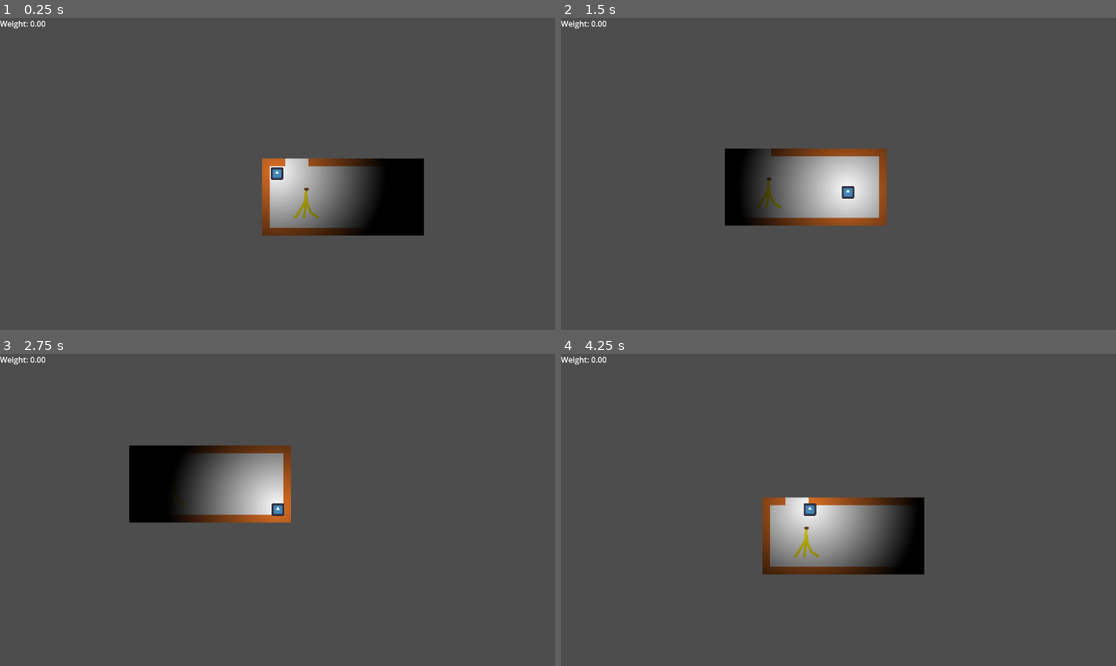
Above: before the commit, frames 1-4 (two rows, left to right).
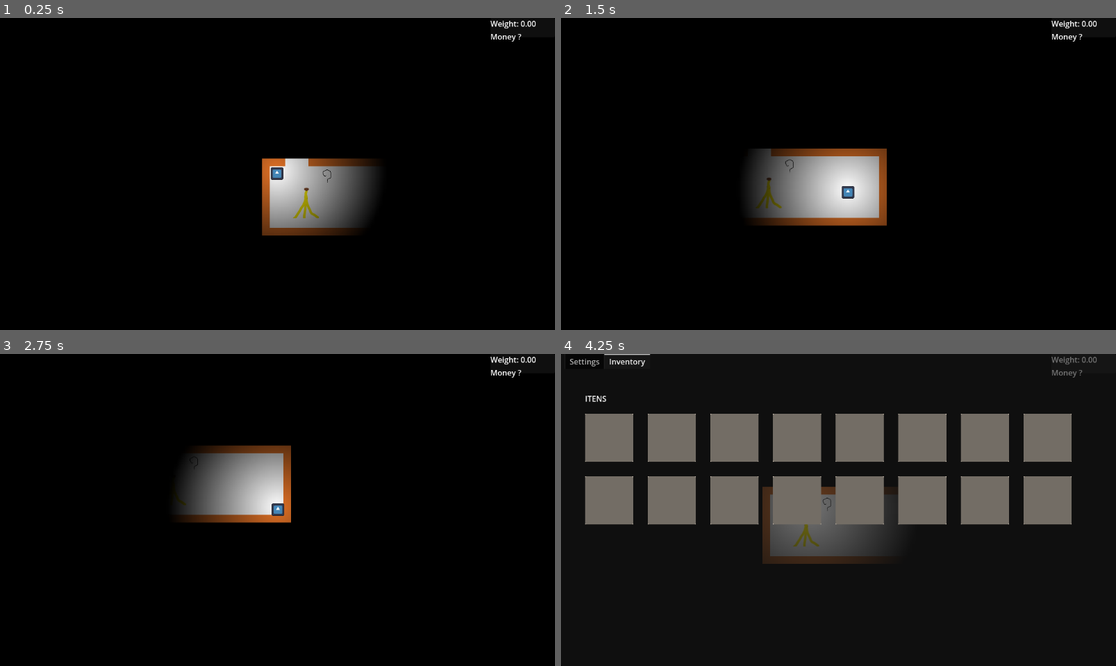
Above: after the commit, the same moments.

Repository: Enriquenf07/game-jam-march-2026
Game: Godot game, scene res://tests/test_room.tscn
The game is run twice, just before and just after one commit, with the same random seed, the same clock (stepped at 60 frames per second) and the same inputs. This scene is started directly instead of the project's main scene. The engine's default icon, where the game draws it, is replaced by a stand-in: a white triangle on a blue panel in a dark square. Sound files missing from this copy of the repository are replaced by a short silence.
Inputs:
- Up to frame 1 (0.25 s): no input
- Up to frame 2 (1.5 s): tap Enter at 0.5 s; hold D (right) 0.53-1.28 s; hold E (interact) 0.53-1.28 s; hold S (down) from 1.28 s (still down); tap E (interact) at 1.35 s
- Up to frame 3 (2.75 s): release S (down) at 2.03 s; hold D (right) from 2.03 s (still down); hold Shift (run) from 2.03 s (still down); tap E (interact) at 2.3 s
- Up to frame 4 (4.25 s): release D (right) at 2.78 s; release Shift (run) at 2.78 s; hold W (up) 2.78-3.53 s; tap E (interact) at 2.85 s; hold A (left) from 3.53 s (still down); hold E (interact) from 3.53 s (still down); tap I (open_inventory) at 4.15 s

The runs differ from the first frame. In frame 1, 93% of the frame differs, in the area x 0-100%, y 0-100%; in frame 2, 93%; in frame 3, 93%; in frame 4, 98%.

Commit message:
inventory and containers

Diff:
--- /dev/null
+++ b/container/TestContainer.tscn
@@ -0,0 +1,33 @@
+[gd_scene format=3 uid="uid://dt5i1m1o1yha7"]
+
+[ext_resource type="Script" uid="uid://bmhr8hgj4svkt" path="res://container/base_container.gd" id="1_l3pw7"]
+[ext_resource type="Resource" uid="uid://p1b61fm36elg" path="res://itens/data/case.tres" id="2_7iog7"]
+[ext_resource type="Script" uid="uid://fpin7rm4san6" path="res://object/interactable_object.gd" id="2_frtcq"]
+
+[sub_resource type="RectangleShape2D" id="RectangleShape2D_4to0g"]
+size = Vector2(20, 10)
+
+[sub_resource type="CapsuleShape2D" id="CapsuleShape2D_l3pw7"]
+radius = 8.0
+height = 24.0
+
+[node name="BaseContainer" type="StaticBody2D" unique_id=2115442199 node_paths=PackedStringArray("object")]
+script = ExtResource("1_l3pw7")
+object = NodePath("InteractableObject")
+item_data = ExtResource("2_7iog7")
+metadata/_custom_type_script = "uid://bmhr8hgj4svkt"
+
+[node name="CollisionShape2D" type="CollisionShape2D" parent="." unique_id=1085467068]
+shape = SubResource("RectangleShape2D_4to0g")
+
+[node name="InteractableObject" type="Area2D" parent="." unique_id=683741221]
+collision_layer = 2
+collision_mask = 0
+script = ExtResource("2_frtcq")
+metadata/_custom_type_script = "uid://fpin7rm4san6"
+
+[node name="CollisionShape2D" type="CollisionShape2D" parent="InteractableObject" unique_id=970235892]
+rotation = 1.5707964
+shape = SubResource("CapsuleShape2D_l3pw7")
+
+[connection signal="interacted" from="InteractableObject" to="." method="_on_interactable_object_interacted"]
--- /dev/null
+++ b/container/base_container.gd
@@ -0,0 +1,34 @@
+extends StaticBody2D
+class_name BaseContainer
+@export var object: InteractableObject
+@export var time_to_open: int = 1
+@export var need_key: bool = false
+@export var key_id: int = 0
+@export var item_data: ItemData
+@onready var packed_item = preload("res://itens/Item.tscn")
+
+
+func _ready() -> void:
+	assert(object != null, 'Object is null')
+
+
+
+func _on_interactable_object_interacted(player: Player) -> void:
+	if(need_key):
+		var items = player.inventory.items
+		var key_index = items.find_custom(func(i):
+			return i.id == key_id
+		)
+		if key_index > -1:
+			var key = items.get(key_index)
+			player.inventory.remove_item(key)
+		else:
+			return
+	player.set_is_still(true)
+	await get_tree().create_timer(time_to_open).timeout
+	player.set_is_still(false)
+	var item = packed_item.instantiate() as Item
+	item.data = item_data
+	item.global_position = global_position
+	add_sibling(item)
+	queue_free()
--- a/inventory/inventory.gd
+++ b/inventory/inventory.gd
@@ -5,20 +5,32 @@
 signal item_removed(item: ItemData)
 signal inventory_changed
 
-const MAX_SLOTS = 12
+const MAX_SLOTS = 16
 
 var items: Array[ItemData] = []
+
+func _ready() -> void:
+	items.resize(MAX_SLOTS)
 
 func add_item(item: ItemData) -> bool:
 	if items.size() >= MAX_SLOTS:
 		return false
-	items.append(item)
+	var item_exist = items.has(item)
+	print(item_exist)
+	if(item_exist and item.can_stack):
+		item.amount += 1
+	else:
+		items.append(item)
 	item_added.emit(item)
 	inventory_changed.emit()
 	return true
 
 func remove_item(item: ItemData) -> void:
-	items.erase(item)
+	var item_exist = items.has(item)
+	if(item_exist and item.can_stack and item.amount > 1):
+		item.amount -= 1
+	else:
+		items.erase(item)
 	item_removed.emit(item)
 	inventory_changed.emit()
 
--- a/itens/Item.tscn
+++ b/itens/Item.tscn
@@ -5,8 +5,9 @@
 
 [sub_resource type="CircleShape2D" id="CircleShape2D_yctbf"]
 
-[node name="Item" type="Node2D" unique_id=16484559 node_paths=PackedStringArray("interactableArea")]
+[node name="Item" type="Node2D" unique_id=16484559 node_paths=PackedStringArray("sprite", "interactableArea")]
 script = ExtResource("1_1ervh")
+sprite = NodePath("Sprite2D")
 interactableArea = NodePath("InteractableObject")
 metadata/_custom_type_script = "uid://cc46qnu0b7yum"
 
@@ -19,3 +20,5 @@
 [node name="CollisionShape2D" type="CollisionShape2D" parent="InteractableObject" unique_id=790076784]
 shape = SubResource("CircleShape2D_yctbf")
 debug_color = Color(0.47308695, 0.58747935, 0.15200359, 0.41960785)
+
+[node name="Sprite2D" type="Sprite2D" parent="." unique_id=1101105392]
--- a/itens/base_item.gd
+++ b/itens/base_item.gd
@@ -1,10 +1,13 @@
 extends Node2D
 class_name Item
 @export var data: ItemData
+@export var sprite: Sprite2D
 
 @export var interactableArea: InteractableObject
 
 func _ready() -> void:
+	if(data != null):
+		sprite.texture = data.icon
 	if(interactableArea != null):
 		interactableArea.connect("interacted", on_interaction)
 
--- a/itens/data/case.tres
+++ b/itens/data/case.tres
@@ -1,11 +1,13 @@
 [gd_resource type="Resource" script_class="ItemData" format=3 uid="uid://p1b61fm36elg"]
 
 [ext_resource type="Script" uid="uid://dwxwvxsckbbx7" path="res://itens/item_data.gd" id="1_8unsu"]
+[ext_resource type="Texture2D" uid="uid://dn7br8ccsrhyg" path="res://assets/test_files/mark.png" id="1_x4cyu"]
 
 [resource]
 script = ExtResource("1_8unsu")
 id = "1"
 display_name = "Case"
+icon = ExtResource("1_x4cyu")
 value = 10
 weight = 1.0
 metadata/_custom_type_script = "uid://dwxwvxsckbbx7"
--- a/itens/item_data.gd
+++ b/itens/item_data.gd
@@ -9,3 +9,5 @@
 @export var weight: float
 @export var noise_multiplier: float = 1.0
 @export var tool_type: String
+@export var can_stack: bool = true
+@export var amount: int = 1
--- a/project.godot
+++ b/project.godot
@@ -52,6 +52,11 @@
 "events": [Object(InputEventKey,"resource_local_to_scene":false,"resource_name":"","device":-1,"window_id":0,"alt_press …(192 unchanged characters)…
 ]
 }
+pause={
+"deadzone": 0.2,
+"events": [Object(InputEventKey,"resource_local_to_scene":false,"resource_name":"","device":-1,"window_id":0,"alt_pressed":false,"shift_pressed":false,"ctrl_pressed":false,"meta_pressed":false,"pressed":false,"keycode":0,"physical_keycode":4194305,"key_label":0,"unicode":0,"location":0,"echo":false,"script":null)
+]
+}
 
 [layer_names]
 
@@ -64,3 +69,4 @@
 [rendering]
 
 rendering_device/driver.windows="d3d12"
+environment/defaults/default_clear_color=Color(0, 0, 0, 1)
--- a/tests/test_room.tscn
+++ b/tests/test_room.tscn
@@ -5,15 +5,20 @@
 [ext_resource type="TileSet" uid="uid://b2rpemrsjwxkn" path="res://room/map_tile_set.tres" id="2_lyua5"]
 [ext_resource type="PackedScene" uid="uid://de3paqyhcj6p2" path="res://traps/banana/BananaTrap.tscn" id="4_rwkvs"]
 [ext_resource type="PackedScene" uid="uid://bxvbikmdrtff8" path="res://world/hud/hud.tscn" id="4_sftth"]
+[ext_resource type="PackedScene" uid="uid://dlwantqj076u7" path="res://itens/Item.tscn" id="5_xyxd7"]
+[ext_resource type="PackedScene" uid="uid://dhqqk4mm3mkgx" path="res://ui/PauseUi/PauseUI.tscn" id="6_2llb6"]
+[ext_resource type="Resource" uid="uid://p1b61fm36elg" path="res://itens/data/case.tres" id="6_qt2xr"]
+[ext_resource type="PackedScene" uid="uid://dt5i1m1o1yha7" path="res://container/TestContainer.tscn" id="7_qt2xr"]
 
 [sub_resource type="RectangleShape2D" id="RectangleShape2D_lyua5"]
 size = Vector2(334, 159)
 
-[node name="TestRoom" type="Node2D" unique_id=1316993818 node_paths=PackedStringArray("hud", "camera", "canvaModulate")]
+[node name="TestRoom" type="Node2D" unique_id=1316993818 node_paths=PackedStringArray("hud", "camera", "canvaModulate", "pause_ui")]
 script = ExtResource("1_8nfwp")
 hud = NodePath("Hud")
 camera = NodePath("Camera2D")
 canvaModulate = NodePath("CanvasModulate")
+pause_ui = NodePath("PauseUi")
 
 [node name="Room" parent="." unique_id=1779495073 node_paths=PackedStringArray("room_area") instance=ExtResource("1_kjaor")]
 visible = true
@@ -30,6 +35,13 @@
 [node name="BananaTrap" parent="Room" unique_id=1649020604 instance=ExtResource("4_rwkvs")]
 position = Vector2(60, 60)
 
+[node name="Item" parent="Room" unique_id=16484559 instance=ExtResource("5_xyxd7")]
+position = Vector2(103, 3)
+data = ExtResource("6_qt2xr")
+
+[node name="BaseContainer" parent="Room" unique_id=2115442199 instance=ExtResource("7_qt2xr")]
+position = Vector2(260, 1)
+
 [node name="Room2" parent="." unique_id=246130112 node_paths=PackedStringArray("room_area") instance=ExtResource("1_kjaor")]
 position = Vector2(0, -161)
 tile_map_data = PackedByteArray("AAD/////AQAAAAAAAGD//wAAAQAAAAAAAGD//wEAAQAAAAAAAGD//wIAAQAAAAAAAGD//wMAAQAAAAAAAGD//w …(3280 unchanged characters)…
@@ -42,8 +54,13 @@
 position = Vector2(136, 47.5)
 shape = SubResource("RectangleShape2D_lyua5")
 
+[node name="Item" parent="Room2" unique_id=1427557802 instance=ExtResource("5_xyxd7")]
+data = ExtResource("6_qt2xr")
+
 [node name="Hud" parent="." unique_id=1438540739 instance=ExtResource("4_sftth")]
 
 [node name="Camera2D" type="Camera2D" parent="." unique_id=1876010744]
 
 [node name="CanvasModulate" type="CanvasModulate" parent="." unique_id=363048417]
+
+[node name="PauseUi" parent="." unique_id=1167017787 instance=ExtResource("6_2llb6")]
--- /dev/null
+++ b/ui/PauseUi/PauseUI.tscn
@@ -0,0 +1,198 @@
+[gd_scene format=3 uid="uid://dhqqk4mm3mkgx"]
+
+[ext_resource type="Script" uid="uid://cm26qrrrj1oal" path="res://ui/PauseUi/pause_ui.gd" id="1_ift5w"]
+[ext_resource type="Script" uid="uid://gg1tt6qcdn33" path="res://ui/inventory/inventory_ui.gd" id="2_er75m"]
+[ext_resource type="Script" uid="uid://bjeknrs2v86wj" path="res://ui/inventory/selected_item_ui.gd" id="3_mmcjc"]
+
+[node name="PauseUi" type="CanvasLayer" unique_id=1167017787 node_paths=PackedStringArray("tabContainer", "inventory_ui")]
+layer = 3
+visible = false
+script = ExtResource("1_ift5w")
+tabContainer = NodePath("Panel/VBoxContainer/TabContainer")
+inventory_ui = NodePath("Panel/VBoxContainer/TabContainer/Inventory")
+metadata/_custom_type_script = "uid://cm26qrrrj1oal"
+
+[node name="Panel" type="Panel" parent="." unique_id=1325868304]
+anchors_preset = 15
+anchor_right = 1.0
+anchor_bottom = 1.0
+grow_horizontal = 2
+grow_vertical = 2
+
+[node name="VBoxContainer" type="VBoxContainer" parent="Panel" unique_id=981209402]
+layout_mode = 1
+anchors_preset = 15
+anchor_right = 1.0
+anchor_bottom = 1.0
+grow_horizontal = 2
+grow_vertical = 2
+
+[node name="TabContainer" type="TabContainer" parent="Panel/VBoxContainer" unique_id=2019909580]
+layout_mode = 2
+current_tab = 1
+
+[node name="Settings" type="TabBar" parent="Panel/VBoxContainer/TabContainer" unique_id=77905129]
+visible = false
+layout_mode = 2
+metadata/_tab_index = 0
+
+[node name="Inventory" type="TabBar" parent="Panel/VBoxContainer/TabContainer" unique_id=1214753939 node_paths=PackedStringArray("grid", "selected_item_ui")]
+layout_mode = 2
+script = ExtResource("2_er75m")
+grid = NodePath("MarginContainer/VBoxContainer/GridContainer")
+selected_item_ui = NodePath("MarginContainer/VBoxContainer/SelectedUI")
+metadata/_custom_type_script = "uid://gg1tt6qcdn33"
+metadata/_tab_index = 1
+
+[node name="MarginContainer" type="MarginContainer" parent="Panel/VBoxContainer/TabContainer/Inventory" unique_id=469025083]
+layout_mode = 0
+offset_right = 40.0
+offset_bottom = 40.0
+theme_override_constants/margin_left = 50
+theme_override_constants/margin_top = 50
+theme_override_constants/margin_right = 50
+theme_override_constants/margin_bottom = 50
+
+[node name="VBoxContainer" type="VBoxContainer" parent="Panel/VBoxContainer/TabContainer/Inventory/MarginContainer" unique_id=2091813964]
+layout_mode = 2
+theme_override_constants/separation = 20
+
+[node name="Label" type="Label" parent="Panel/VBoxContainer/TabContainer/Inventory/MarginContainer/VBoxContainer" unique_id=26632585]
+layout_mode = 2
+text = "ITENS"
+
+[node name="GridContainer" type="GridContainer" parent="Panel/VBoxContainer/TabContainer/Inventory/MarginContainer/VBoxContainer" unique_id=622075889]
+layout_mode = 2
+theme_override_constants/h_separation = 30
+theme_override_constants/v_separation = 30
+columns = 8
+
+[node name="ColorRect" type="ColorRect" parent="Panel/VBoxContainer/TabContainer/Inventory/MarginContainer/VBoxContainer/GridContainer" unique_id=360423636]
+custom_minimum_size = Vector2(100, 100)
+layout_mode = 2
+color = Color(0.31640625, 0.28056335, 0.28056335, 1)
+
+[node name="ColorRect2" type="ColorRect" parent="Panel/VBoxContainer/TabContainer/Inventory/MarginContainer/VBoxContainer/GridContainer" unique_id=1128905000]
+custom_minimum_size = Vector2(100, 100)
+layout_mode = 2
+color = Color(0.31640625, 0.28056335, 0.28056335, 1)
+
+[node name="ColorRect3" type="ColorRect" parent="Panel/VBoxContainer/TabContainer/Inventory/MarginContainer/VBoxContainer/GridContainer" unique_id=1810741520]
+custom_minimum_size = Vector2(100, 100)
+layout_mode = 2
+color = Color(0.31640625, 0.28056335, 0.28056335, 1)
+
+[node name="ColorRect4" type="ColorRect" parent="Panel/VBoxContainer/TabContainer/Inventory/MarginContainer/VBoxContainer/GridContainer" unique_id=365711736]
+custom_minimum_size = Vector2(100, 100)
+layout_mode = 2
+color = Color(0.31640625, 0.28056335, 0.28056335, 1)
+
+[node name="ColorRect5" type="ColorRect" parent="Panel/VBoxContainer/TabContainer/Inventory/MarginContainer/VBoxContainer/GridContainer" unique_id=1974272917]
+custom_minimum_size = Vector2(100, 100)
+layout_mode = 2
+color = Color(0.31640625, 0.28056335, 0.28056335, 1)
+
+[node name="ColorRect6" type="ColorRect" parent="Panel/VBoxContainer/TabContainer/Inventory/MarginContainer/VBoxContainer/GridContainer" unique_id=1241719123]
+custom_minimum_size = Vector2(100, 100)
+layout_mode = 2
+color = Color(0.31640625, 0.28056335, 0.28056335, 1)
+
+[node name="ColorRect7" type="ColorRect" parent="Panel/VBoxContainer/TabContainer/Inventory/MarginContainer/VBoxContainer/GridContainer" unique_id=146481811]
+custom_minimum_size = Vector2(100, 100)
+layout_mode = 2
+color = Color(0.31640625, 0.28056335, 0.28056335, 1)
+
+[node name="ColorRect8" type="ColorRect" parent="Panel/VBoxContainer/TabContainer/Inventory/MarginContainer/VBoxContainer/GridContainer" unique_id=208442667]
+custom_minimum_size = Vector2(100, 100)
+layout_mode = 2
+color = Color(0.31640625, 0.28056335, 0.28056335, 1)
+
+[node name="ColorRect9" type="ColorRect" parent="Panel/VBoxContainer/TabContainer/Inventory/MarginContainer/VBoxContainer/GridContainer" unique_id=2140157518]
+custom_minimum_size = Vector2(100, 100)
+layout_mode = 2
+color = Color(0.31640625, 0.28056335, 0.28056335, 1)
+
+[node name="ColorRect10" type="ColorRect" parent="Panel/VBoxContainer/TabContainer/Inventory/MarginContainer/VBoxContainer/GridContainer" unique_id=1434557411]
+custom_minimum_size = Vector2(100, 100)
+layout_mode = 2
+color = Color(0.31640625, 0.28056335, 0.28056335, 1)
+
+[node name="ColorRect11" type="ColorRect" parent="Panel/VBoxContainer/TabContainer/Inventory/MarginContainer/VBoxContainer/GridContainer" unique_id=132156138]
+custom_minimum_size = Vector2(100, 100)
+layout_mode = 2
+color = Color(0.31640625, 0.28056335, 0.28056335, 1)
+
+[node name="ColorRect12" type="ColorRect" parent="Panel/VBoxContainer/TabContainer/Inventory/MarginContainer/VBoxContainer/GridContainer" unique_id=999408830]
+custom_minimum_size = Vector2(100, 100)
+layout_mode = 2
+color = Color(0.31640625, 0.28056335, 0.28056335, 1)
+
+[node name="ColorRect13" type="ColorRect" parent="Panel/VBoxContainer/TabContainer/Inventory/MarginContainer/VBoxContainer/GridContainer" unique_id=923666777]
+custom_minimum_size = Vector2(100, 100)
+layout_mode = 2
+color = Color(0.31640625, 0.28056335, 0.28056335, 1)
+
+[node name="ColorRect14" type="ColorRect" parent="Panel/VBoxContainer/TabContainer/Inventory/MarginContainer/VBoxContainer/GridContainer" unique_id=1972607807]
+custom_minimum_size = Vector2(100, 100)
+layout_mode = 2
+color = Color(0.31640625, 0.28056335, 0.28056335, 1)
+
+[node name="ColorRect15" type="ColorRect" parent="Panel/VBoxContainer/TabContainer/Inventory/MarginContainer/VBoxContainer/GridContainer" unique_id=140850895]
+custom_minimum_size = Vector2(100, 100)
+layout_mode = 2
+color = Color(0.31640625, 0.28056335, 0.28056335, 1)
+
+[node name="ColorRect16" type="ColorRect" parent="Panel/VBoxContainer/TabContainer/Inventory/MarginContainer/VBoxContainer/GridContainer" unique_id=1407104795]
+custom_minimum_size = Vector2(100, 100)
+layout_mode = 2
+color = Color(0.31640625, 0.28056335, 0.28056335, 1)
+
+[node name="SelectedUI" type="HBoxContainer" parent="Panel/VBoxContainer/TabContainer/Inventory/MarginContainer/VBoxContainer" unique_id=617603941 node_paths=PackedStringArray("texture", "weight", "value", "name_label")]
+visible = false
+layout_mode = 2
+theme_override_constants/separation = 50
+script = ExtResource("3_mmcjc")
+texture = NodePath("Panel/TextureRect")
+weight = NodePath("VBoxContainer/Label3")
+value = NodePath("VBoxContainer/Label2")
+name_label = NodePath("VBoxContainer/Label")
+
+[node name="Panel" type="Panel" parent="Panel/VBoxContainer/TabContainer/Inventory/MarginContainer/VBoxContainer/SelectedUI" unique_id=1716689957]
+custom_minimum_size = Vector2(200, 200)
+layout_mode = 2
+
+[node name="ColorRect" type="ColorRect" parent="Panel/VBoxContainer/TabContainer/Inventory/MarginContainer/VBoxContainer/SelectedUI/Panel" unique_id=1289240144]
+custom_minimum_size = Vector2(200, 200)
+layout_mode = 0
+offset_right = 40.0
+offset_bottom = 40.0
+
+[node name="TextureRect" type="TextureRect" parent="Panel/VBoxContainer/TabContainer/Inventory/MarginContainer/VBoxContainer/SelectedUI/Panel" unique_id=1667081153]
+custom_minimum_size = Vector2(200, 200)
+layout_mode = 0
+offset_right = 200.0
+offset_bottom = 200.0
+
+[node name="VBoxContainer" type="VBoxContainer" parent="Panel/VBoxContainer/TabContainer/Inventory/MarginContainer/VBoxContainer/SelectedUI" unique_id=1717474821]
+layout_mode = 2
+
+[node name="Label" type="Label" parent="Panel/VBoxContainer/TabContainer/Inventory/MarginContainer/VBoxContainer/SelectedUI/VBoxContainer" unique_id=2010508079]
+layout_mode = 2
+text = "test"
+
+[node name="Label2" type="Label" parent="Panel/VBoxContainer/TabContainer/Inventory/MarginContainer/VBoxContainer/SelectedUI/VBoxContainer" unique_id=1776895665]
+layout_mode = 2
+text = "test"
+
+[node name="Label3" type="Label" parent="Panel/VBoxContainer/TabContainer/Inventory/MarginContainer/VBoxContainer/SelectedUI/VBoxContainer" unique_id=884925748]
+layout_mode = 2
+text = "test"
+
+[node name="VBoxContainer2" type="VBoxContainer" parent="Panel/VBoxContainer/TabContainer/Inventory/MarginContainer/VBoxContainer/SelectedUI" unique_id=945949961]
+layout_mode = 2
+
+[node name="DropItem" type="Button" parent="Panel/VBoxContainer/TabContainer/Inventory/MarginContainer/VBoxContainer/SelectedUI/VBoxContainer2" unique_id=1124471655]
+layout_mode = 2
+text = "Remove Item"
+
+[connection signal="pressed" from="Panel/VBoxContainer/TabContainer/Inventory/MarginContainer/VBoxContainer/SelectedUI/VBoxContainer2/DropItem" to="Panel/VBoxContainer/TabContainer/Inventory/MarginContainer/VBoxContainer/SelectedUI" method="_on_drop_item_pressed"]
--- /dev/null
+++ b/ui/PauseUi/pause_ui.gd
@@ -0,0 +1,25 @@
+extends CanvasLayer
+class_name PauseUI
+@export var tabContainer: TabContainer
+@export var inventory_ui: InventoryUI
+
+func refresh_inventory():
+	inventory_ui.refresh()
+
+func change_inventory(inventory: Inventory):
+	inventory_ui.inventory = inventory
+
+# Called when the node enters the scene tree for the first time.
+func _unhandled_input(event: InputEvent) -> void:
+	if(event.is_action_pressed('pause')):
+		if(tabContainer.current_tab == 0):
+			visible = !visible
+			return
+		tabContainer.current_tab = 0
+		visible = true
+	if(event.is_action_pressed('open_inventory')):
+		if(tabContainer.current_tab == 1):
+			visible = !visible
+			return
+		tabContainer.current_tab = 1
+		visible = true
--- /dev/null
+++ b/ui/inventory/inventory_ui.gd
@@ -0,0 +1,85 @@
+extends TabBar
+class_name InventoryUI
+@export var grid: GridContainer
+@export var selected_item_ui: SelectedItemUI
+var inventory: Inventory
+
+var slots_text: Array[TextureRect] = [
+]
+
+var slots_label: Array[Label] = [
+]
+
+var selected_item: ItemData
+
+
+
+func _create_rect():
+	var texture_rect = TextureRect.new()
+	texture_rect.custom_minimum_size = Vector2(100, 100)
+	texture_rect.stretch_mode = TextureRect.STRETCH_SCALE
+	return texture_rect
+
+func _create_bg():
+	var rect = ColorRect.new()
+	rect.custom_minimum_size = Vector2(100, 100)
+	rect.color = Color.ANTIQUE_WHITE
+	return rect
+
+func _create_button(index):
+	var btn = Button.new()
+	btn.custom_minimum_size = Vector2(100, 100)
+	btn.pressed.connect(func():
+		_on_pressed(index)
+	)
+	return btn
+
+func _create_amount_label():
+	var label = Label.new()
+	return label
+
+func _on_pressed(index):
+	selected_item = inventory.items.get(index)
+	selected_item_ui.change_item(selected_item)
+
+func _on_drop_item():
+	inventory.remove_item(selected_item)
+
+func _ready() -> void:
+	selected_item_ui.drop_item.connect(_on_drop_item)
+	_clear()
+	for i in range(inventory.MAX_SLOTS):
+		var panel = Panel.new()
+		var text_rect = _create_rect()
+		var bg_rect = _create_bg()
+		var btn = _create_button(i)
+		var label = _create_amount_label()
+		slots_text.append(text_rect)
+		slots_label.append(label)
+		panel.add_child(bg_rect)
+		panel.add_child(text_rect)
+		panel.add_child(btn)
+		panel.add_child(label)
+		panel.custom_minimum_size = Vector2(100, 100)
+		grid.add_child(panel)
+
+func _clear():
+	for child in grid.get_children():
+		if child is ColorRect or child is TextureRect:
+			child.queue_free()
+
+func refresh() -> void:
+	print("refresh", inventory)
+	if inventory == null:
+		return
+	selected_item_ui.visible = false
+	for i in range(inventory.MAX_SLOTS):
+		var item = inventory.items.get(i)
+		var text = slots_text.get(i)
+		var amount = slots_label.get(i)
+		if text == null:
+			continue
+		text.texture = item.icon if item != null else null
+		if amount == null:
+			continue
+		amount.text = str(item.amount) if item != null else ''
--- /dev/null
+++ b/ui/inventory/selected_item_ui.gd
@@ -0,0 +1,22 @@
+extends HBoxContainer
+class_name SelectedItemUI
+@export var texture: TextureRect
+@export var weight: Label
+@export var value: Label
+@export var name_label: Label
+
+
+func change_item(item: ItemData):
+	if(item == null):
+		visible = false
+		return
+	visible = true
+	texture.texture = item.icon
+	name_label.text = item.display_name
+	weight.text = str(item.weight)
+	value.text = str(item.value)
+
+signal drop_item
+
+func _on_drop_item_pressed() -> void:
+	drop_item.emit()
--- a/world/hud/hud.tscn
+++ b/world/hud/hud.tscn
@@ -4,10 +4,26 @@
 
 [node name="Hud" type="CanvasLayer" unique_id=1438540739 node_paths=PackedStringArray("weight_label")]
 script = ExtResource("1_n6na4")
-weight_label = NodePath("Weight")
+weight_label = NodePath("Panel/VBoxContainer/Weight")
 metadata/_custom_type_script = "uid://b14htclkw1aey"
 
-[node name="Weight" type="Label" parent="." unique_id=194707028]
+[node name="Panel" type="Panel" parent="." unique_id=1558494572]
+anchors_preset = 1
+anchor_left = 1.0
+anchor_right = 1.0
+offset_left = -134.0
+offset_bottom = 40.0
+grow_horizontal = 0
+
+[node name="VBoxContainer" type="VBoxContainer" parent="Panel" unique_id=583440588]
+layout_mode = 0
 offset_right = 40.0
-offset_bottom = 23.0
-text = "Weight: "
+offset_bottom = 40.0
+
+[node name="Weight" type="Label" parent="Panel/VBoxContainer" unique_id=1843874156]
+layout_mode = 2
+text = "Weight ?"
+
+[node name="Money" type="Label" parent="Panel/VBoxContainer" unique_id=586987532]
+layout_mode = 2
+text = "Money ?"
--- a/world/world.gd
+++ b/world/world.gd
@@ -4,11 +4,13 @@
 @export var hud: Hud
 @export var camera: Camera2D
 @export var canvaModulate: CanvasModulate
+@export var pause_ui: PauseUI
 var player: Player
 var inventory = Inventory.new()
 
 
 func _ready() -> void:
+	pause_ui.change_inventory(inventory)
 	if(canvaModulate == null):
 		assert(canvaModulate != null, 'The world doesn’t have a canvas modulate.')
 	canvaModulate.color = Color.BLACK
@@ -20,6 +22,7 @@
 
 
 func _refresh() -> void:
+	pause_ui.refresh_inventory()
 	var weight := 0.0
 	for item in inventory.items:
 		weight += item.weight
Binary file added: assets/test_files/mark.png
Not shown, added: assets/test_files/mark.png.import
Not shown, added: container/base_container.gd.uid
Not shown, added: ui/PauseUi/pause_ui.gd.uid
Not shown, added: ui/inventory/inventory_ui.gd.uid
Not shown, added: ui/inventory/selected_item_ui.gd.uid
